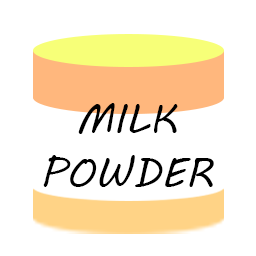
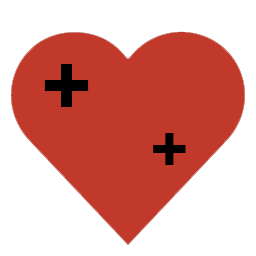
Two versions of the same layered image (256x256). Layer-by-layer changes:
added layer "+ 拷贝" above "+" over (153, 133, 186, 165)
added layer "+" above "图层 4 拷贝" over (44, 64, 89, 107)
added layer "图层 4 拷贝" above "图层 4" over (10, 31, 246, 245)
hid group "MilkBottle" (9 layers) over (10, 31, 246, 245)
